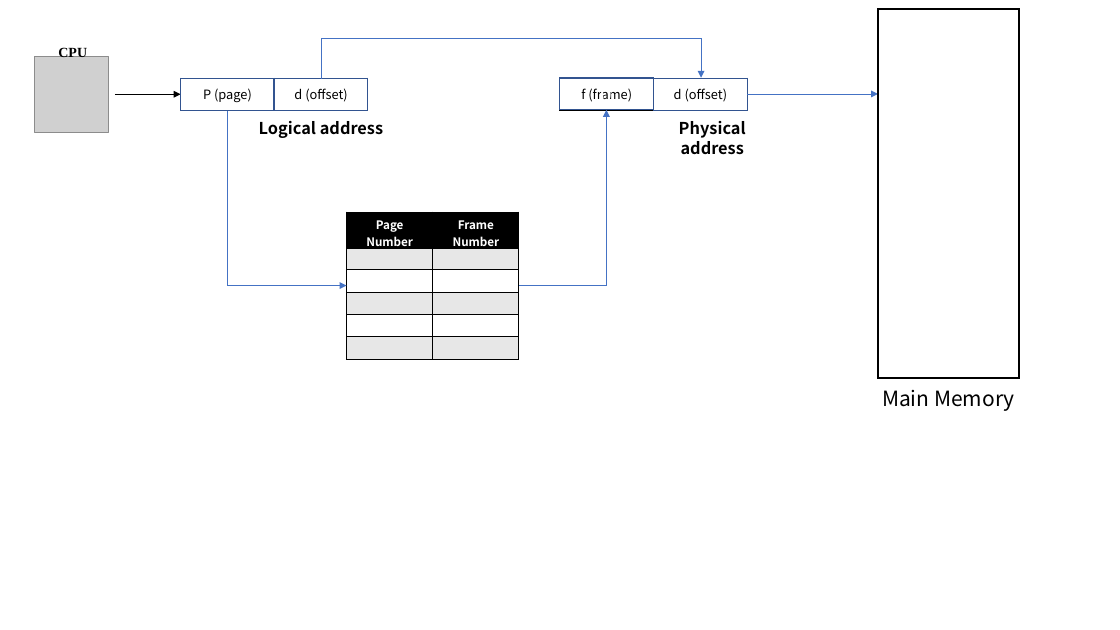
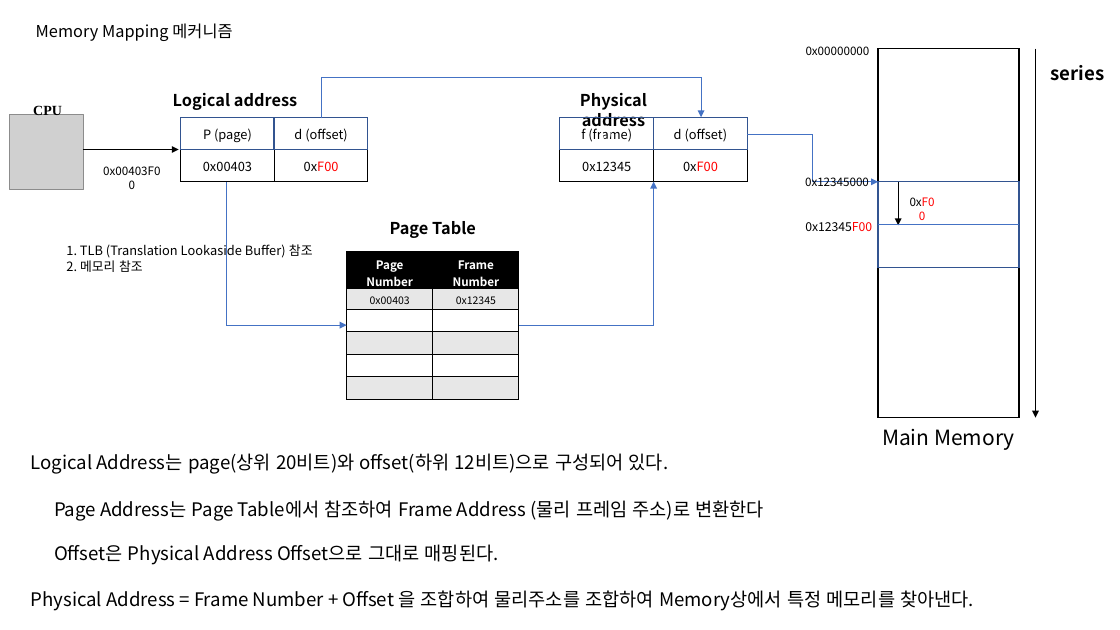
Before and after one commit to taehyuklee/C-CppStudy, a slide deck: slide 9 of CSwithC/CS-explanation.pptx. Drawn at 1120x630 pixels with LibreOffice and Linux fonts; fonts in the diff are those of the drawing; grey boxes stand for pictures. Boxes give left, top, right and bottom in pixels: in the first picture for what was removed or moved away, otherwise in the second. Text is boxed around its words. In the diff, an @@ line names an element or a change of style, - is before the commit and + after.

```diff
--- a/CSwithC/CS-explanation.pptx
+++ b/CSwithC/CS-explanation.pptx
@@ text added at (36,23,232,41), 14 pt, text #000000 @@
+Memory Mapping 메커니즘
@@ text added at (806,46,870,55), 10 pt, text #000000 @@
+0x00000000
@@ arrow added from (1036, 49) to (1036, 418), #000000 0.5 pt @@
@@ text "Logical address": place and size @@
-text "Logical address" at (259,121,383,138)
+text "Logical address" at (173,93,297,110)
@@ text "Physical address" rewrapped from (679,121,746,155) to (580,93,647,131) @@
@@ text added at (1051,65,1105,81), 16 pt, text #000000, bold @@
+series
@@ picture: place and size @@
-picture at (34,56,108,132)
+picture at (9,114,83,190)
@@ text "CPU": place and size @@
-text "CPU" at (58,46,87,57)
+text "CPU" at (33,104,62,115)
@@ table at (181,118,369,181) @@
+row 2: 0x00403 | 0xF00
@@ table: place and size @@
-table at (181,78,369,110)
+table at (181,118,369,181)
@@ table at (560,118,749,181) @@
+row 2: 0x12345 | 0xF00
@@ table: place and size @@
-table at (560,78,749,110)
+table at (560,118,749,181)
@@ 5 rectangles, 1 text, 1 table, 1 elbow arrow: place and size @@
-5 rectangles, 1 text, 1 table, 1 elbow arrow at (181,9,1019,411)
+5 rectangles, 1 text, 1 table, 1 elbow arrow at (181,49,1019,450)
@@ elbow arrow added from (748, 134) to (878, 181), #4472C4 0.5 pt @@
@@ arrow moved from (115, 94) - (181, 94) to (83, 150) - (179, 150) @@
@@ text added at (92,160,171,182), 10 pt, text #000000 @@
+0x00403F00
@@ text added at (683,161,718,171), 10 pt, text #FF0000 @@
+0xF00
@@ text added at (805,174,869,186), 10 pt, text #000000 @@
+0x12345000
@@ elbow arrow moved from (227, 110) - (347, 286) to (227, 182) - (347, 325) @@
@@ elbow arrow moved from (519, 286) - (607, 110) to (519, 325) - (654, 181) @@
@@ rectangle added at (878,181,1019,267), outline #325491 1 pt @@
@@ arrow added from (898, 182) to (898, 225), #000000 0.5 pt @@
@@ text added at (390,221,476,238), 14 pt, text #000000, bold @@
+Page Table
@@ text added at (805,222,872,231), 10.5 pt, text #000000 @@
+0x12345F00
@@ arrow moved from (748, 94) - (878, 94) to (878, 225) - (1019, 225) @@
@@ arrow (878, 225) - (1019, 225): arrow to line @@
@@ text added at (66,242,313,272), 11 pt, text #000000 @@
+1. TLB (Translation Lookaside Buffer) 참조
+2. 메모리 참조
@@ table at (347,252,520,399) @@
+row 2: 0x00403 | 0x12345
-row 6:  | 
@@ text added at (31,453,669,474), 16 pt, text #000000 @@
+Logical Address는 page(상위 20비트)와 offset(하위 12비트)으로 구성되어 있다.
@@ text added at (54,500,765,521), 16 pt, text #000000 @@
+Page Address는 Page Table에서 참조하여 Frame Address (물리 프레임 주소)로 변환한다
@@ text added at (54,544,499,565), 16 pt, text #000000 @@
+Offset은 Physical Address Offset으로 그대로 매핑된다.
@@ text added at (31,590,974,611), 16 pt, text #000000 @@
+Physical Address = Frame Number + Offset 을 조합하여 물리주소를 조합하여 Memory상에서 특정 메모리를 찾아낸다.
```
Also in this commit, not shown: 1 other slide changed.
